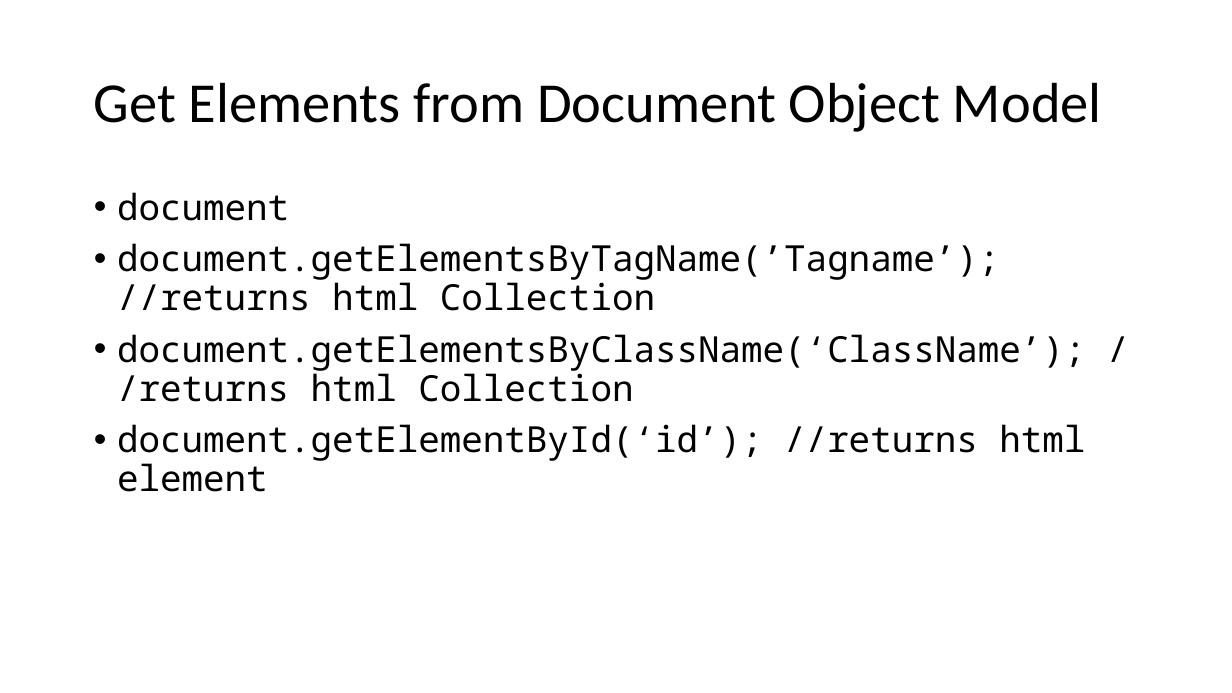
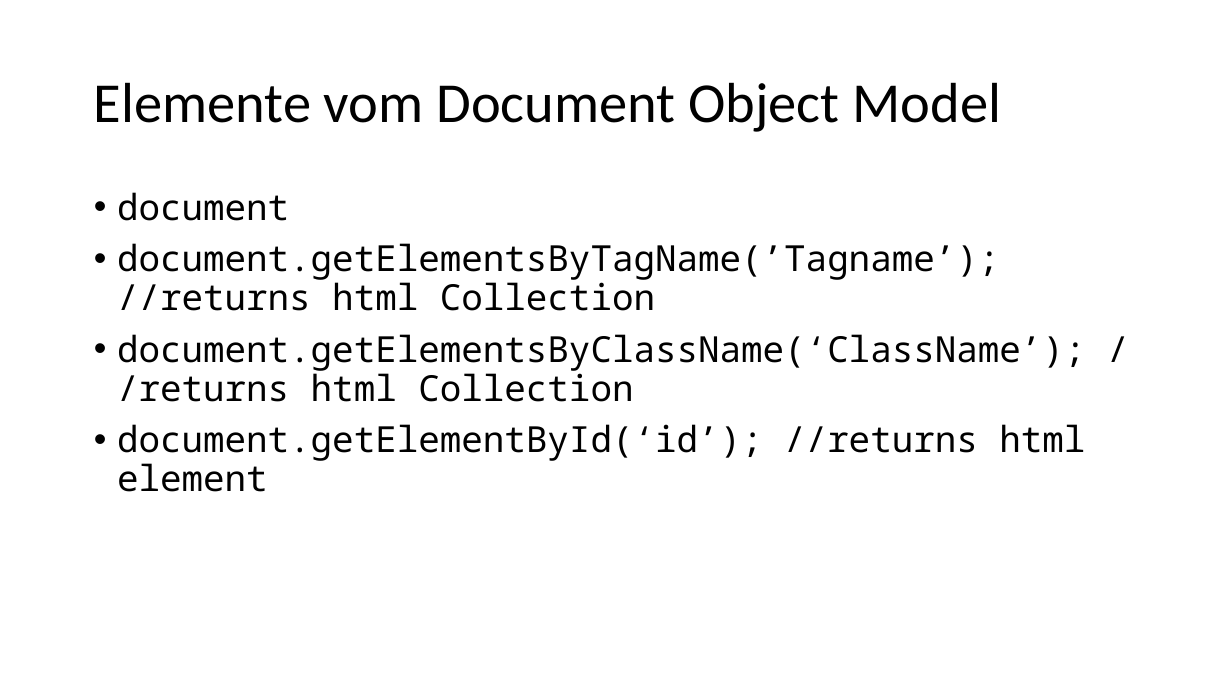
Before and after one commit to martiph/JSTraining_ICT-Campus, a slide deck: slide 11 of JSTraining.pptx (slide 12 before the commit). Drawn at 1232x693 pixels with LibreOffice and Linux fonts; fonts in the diff are those of the drawing. Boxes give left, top, right and bottom in pixels: in the first picture for what was removed or moved away, otherwise in the second. Text is boxed around its words. In the diff, an @@ line names an element or a change of style, - is before the commit and + after.

```diff
--- a/JSTraining.pptx
+++ b/JSTraining.pptx
@@ title at (x1=94, y1=82, x2=1001, y2=132): text changed @@
-Get Elements from Document Object Model
+Elemente vom Document Object Model
```
Also in this commit, not shown: 5 other slides changed, 2 slides added, 1 slide removed, 6 other files.
